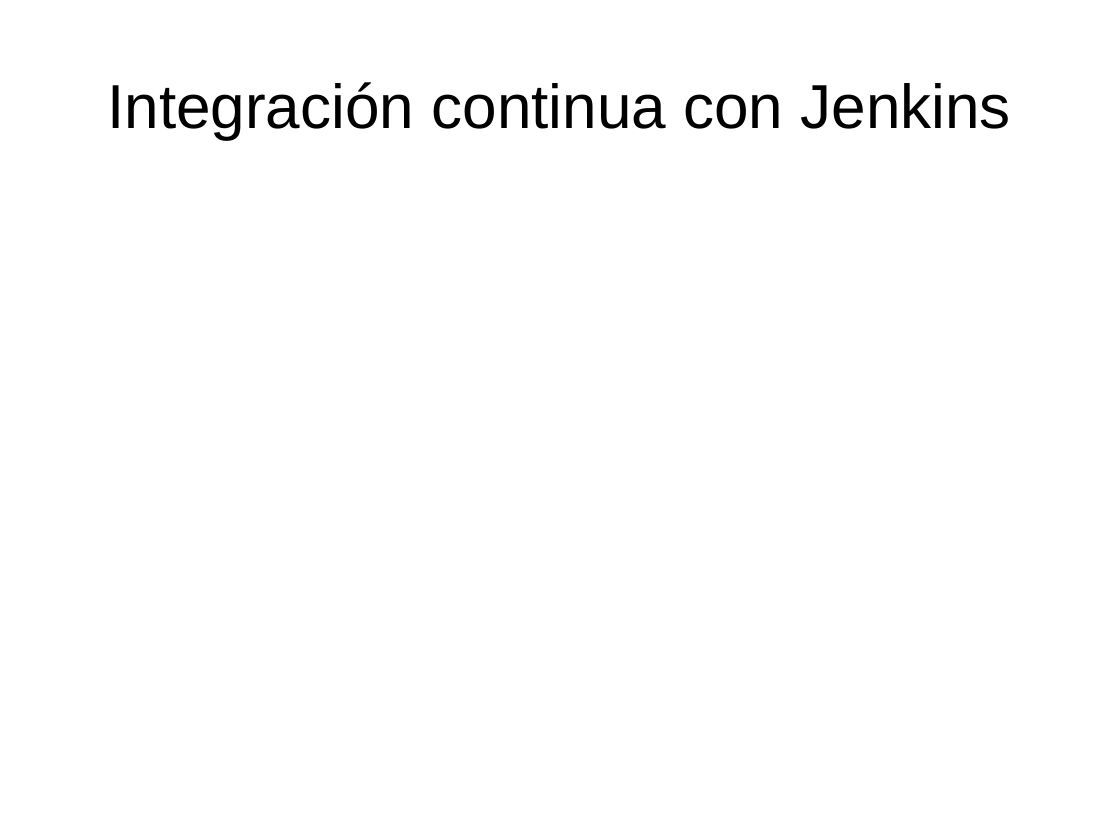
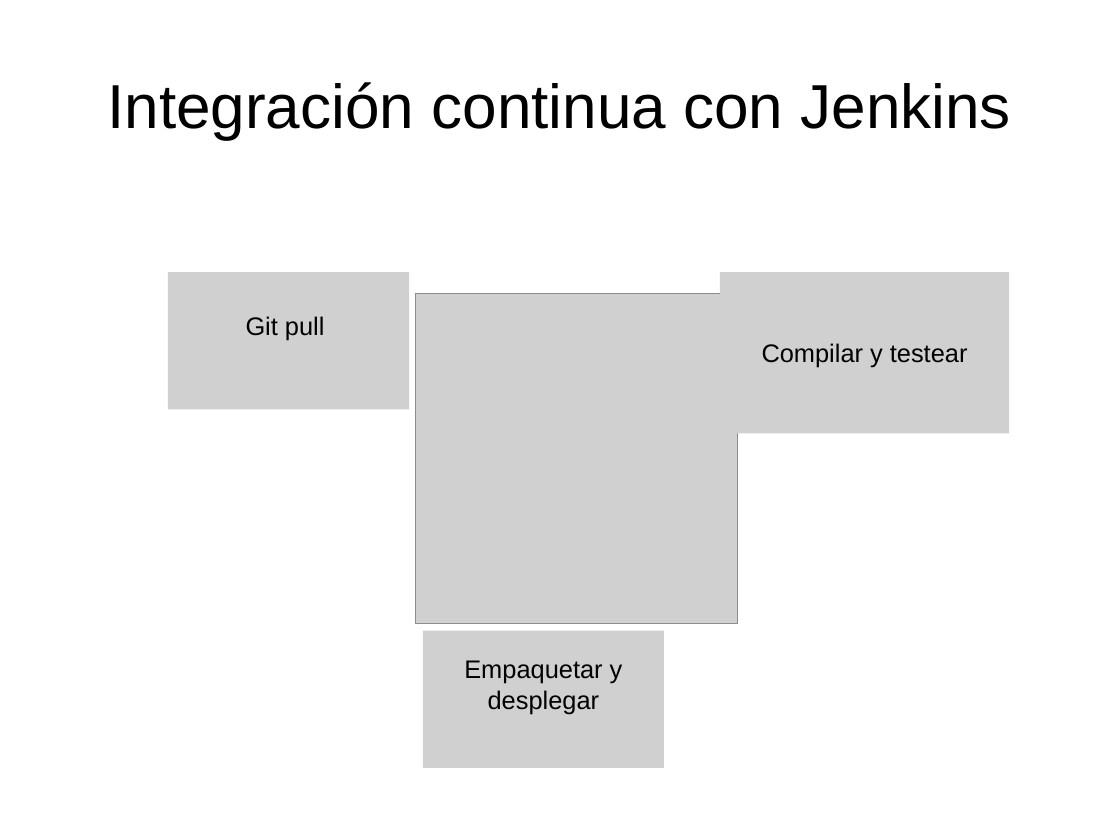
Before and after one commit to rafbermudez/herramientas_mejora, a slide deck: slide 10 of doc/slides.odp. Drawn at 1120x840 pixels with LibreOffice and Linux fonts; fonts in the diff are those of the drawing; grey boxes stand for pictures. Boxes give left, top, right and bottom in pixels: in the first picture for what was removed or moved away, otherwise in the second. Text is boxed around its words. In the diff, an @@ line names an element or a change of style, - is before the commit and + after.

```diff
--- a/doc/slides.odp
+++ b/doc/slides.odp
@@ picture added at box(168, 272, 409, 410), 18 pt, text #000000 @@
+Git pull
@@ picture added at box(416, 294, 738, 625) @@
@@ picture added at box(721, 272, 1010, 434), 18 pt, text #000000 @@
+Compilar y testear
@@ picture added at box(423, 631, 664, 768), 18 pt, text #000000 @@
+Empaquetar y
+desplegar
```
Also in this commit, not shown: 1 slide added, 1 slide removed.
